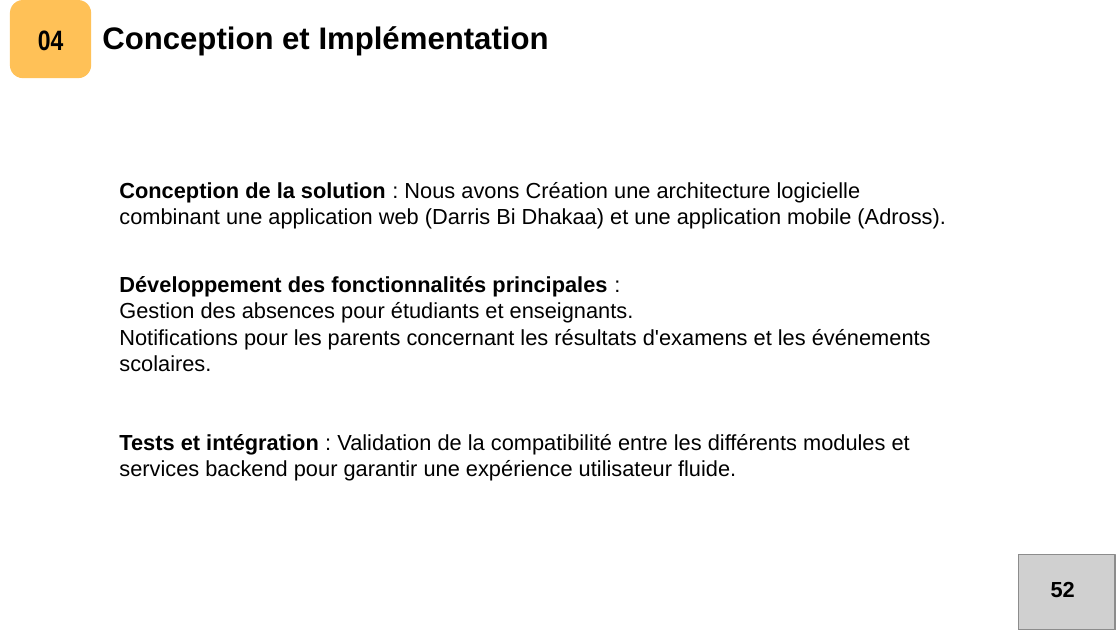
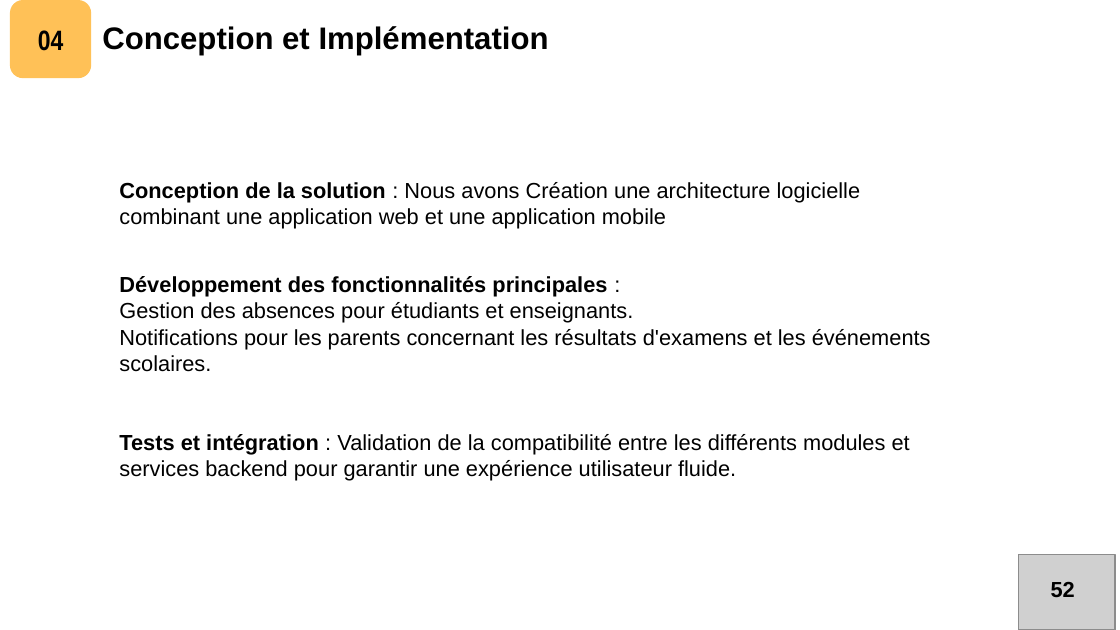
Before and after one commit to TouradGithub/education_system, a slide deck: slide 15 of presentation.pptx. Drawn at 1120x630 pixels with LibreOffice and Linux fonts; fonts in the diff are those of the drawing; grey boxes stand for pictures. Boxes give left, top, right and bottom in pixels: in the first picture for what was removed or moved away, otherwise in the second. Text is boxed around its words. In the diff, an @@ line names an element or a change of style, - is before the commit and + after.

```diff
--- a/presentation.pptx
+++ b/presentation.pptx
@@ text at [119,182,861,229]: text changed @@
-Conception de la solution : Nous avons Création une architecture logicielle combinant une application web (Darris Bi Dhakaa) et une application mobile (Adross).
+Conception de la solution : Nous avons Création une architecture logicielle combinant une application web et une application mobile
```
Also in this commit, not shown: 4 other slides changed, 4 other files.
